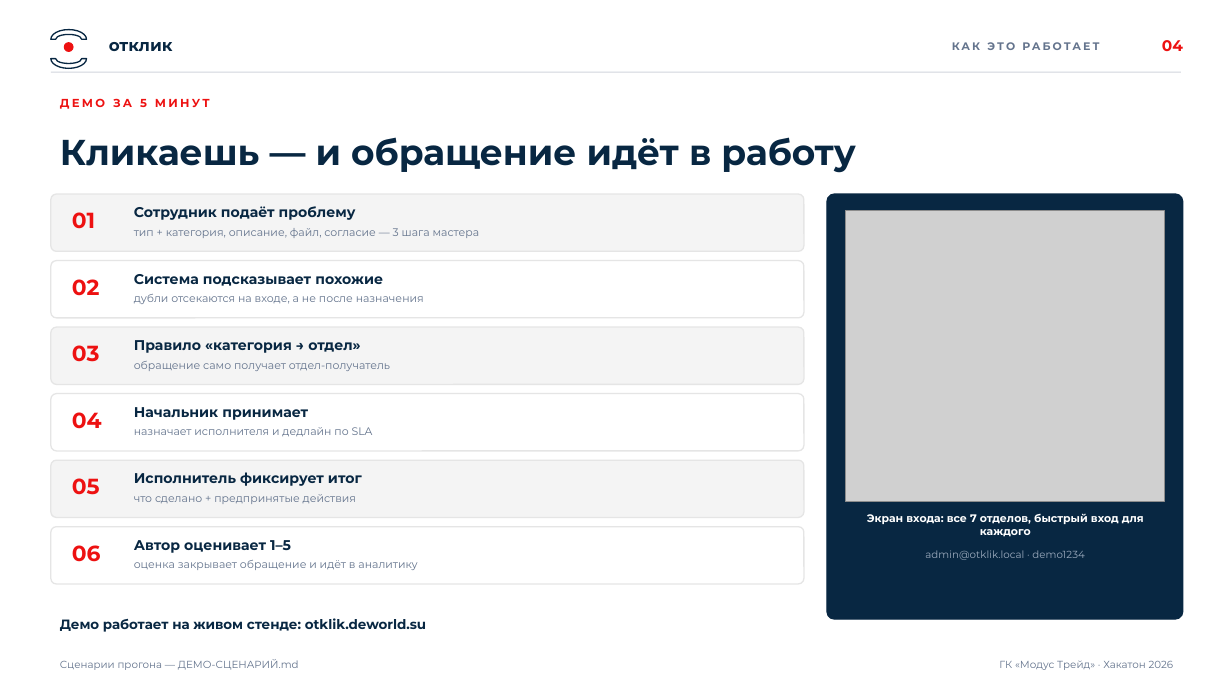
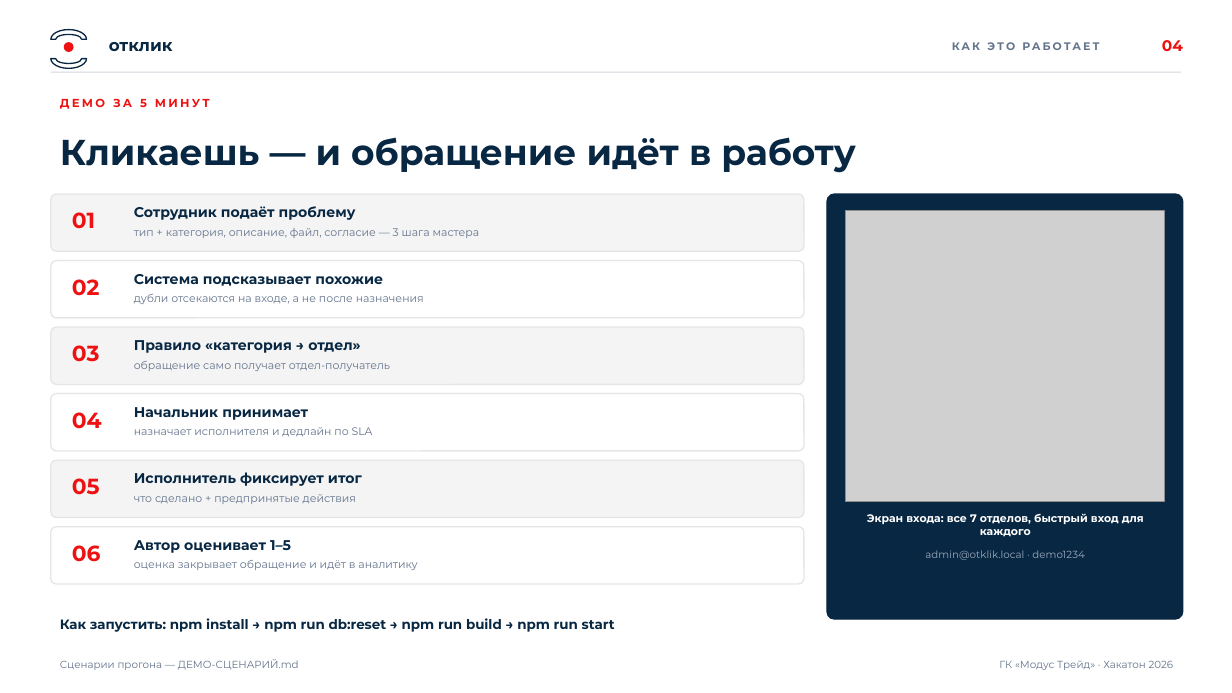
Before and after one commit to DENDORoff/otklik, a slide deck: slide 4 of ПИТЧ-ПРЕЗЕНТАЦИЯ.pptx. Drawn at 1232x693 pixels with LibreOffice and Linux fonts; fonts in the diff are those of the drawing; grey boxes stand for pictures. Boxes give left, top, right and bottom in pixels: in the first picture for what was removed or moved away, otherwise in the second. Text is boxed around its words. In the diff, an @@ line names an element or a change of style, - is before the commit and + after.

```diff
--- a/ПИТЧ-ПРЕЗЕНТАЦИЯ.pptx
+++ b/ПИТЧ-ПРЕЗЕНТАЦИЯ.pptx
@@ text at (60, 618, 615, 632): text changed @@
-Демо работает на живом стенде: otklik.deworld.su
+Как запустить: npm install → npm run db:reset → npm run build → npm run start
```
Also in this commit, not shown: 10 other slides changed, 16 other files.
